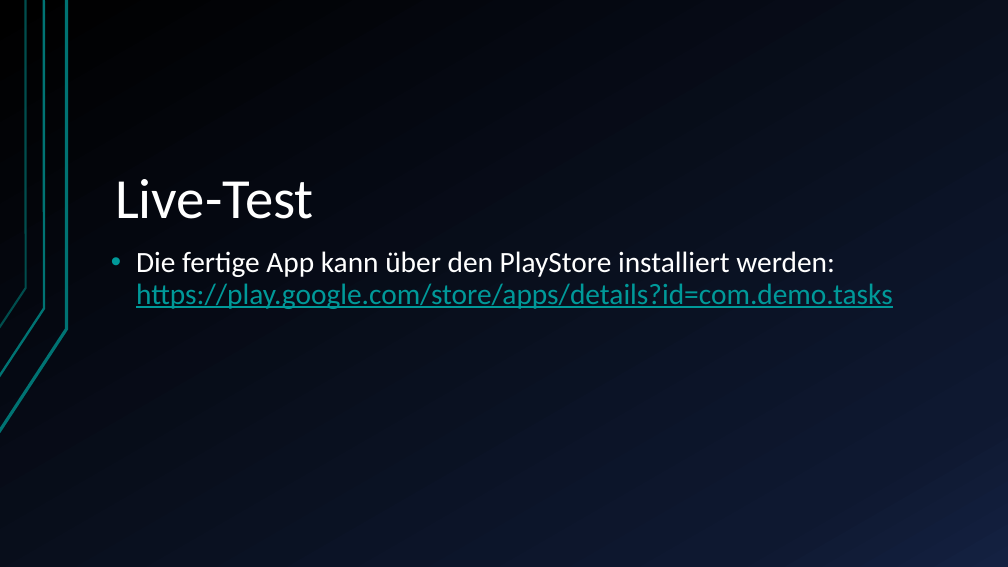
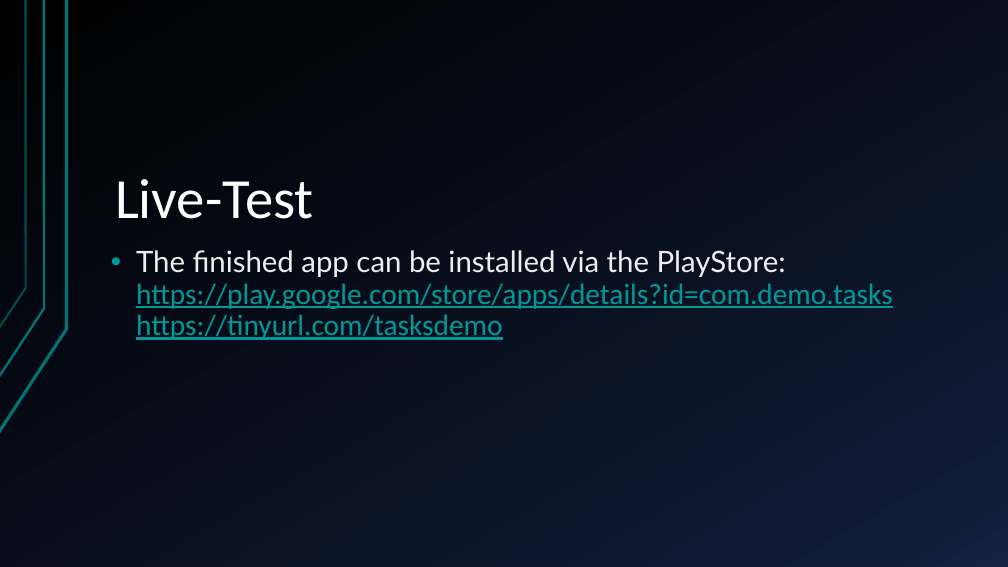
Before and after one commit to blitzdose/AndroidStudio_Firebase_Presentation, a slide deck: slide 7 of Firebase Integration in Android.pptx. Drawn at 1008x567 pixels with LibreOffice and Linux fonts; fonts in the diff are those of the drawing. Boxes give left, top, right and bottom in pixels: in the first picture for what was removed or moved away, otherwise in the second. Text is boxed around its words. In the diff, an @@ line names an element or a change of style, - is before the commit and + after.

Commit message:
Updated presentation

```diff
--- a/Firebase Integration in Android.pptx
+++ b/Firebase Integration in Android.pptx
@@ text at box(136, 250, 893, 340): text changed @@
-• Die fertige App kann über den PlayStore installiert werden: https://play.google.com/store/apps/details?id=com.demo.tasks
+• The finished app can be installed via the PlayStore: https://play.google.com/store/apps/details?id=com.demo.tasks https://tinyurl.com/tasksdemo
```
Also in this commit, not shown: 5 other slides changed.
